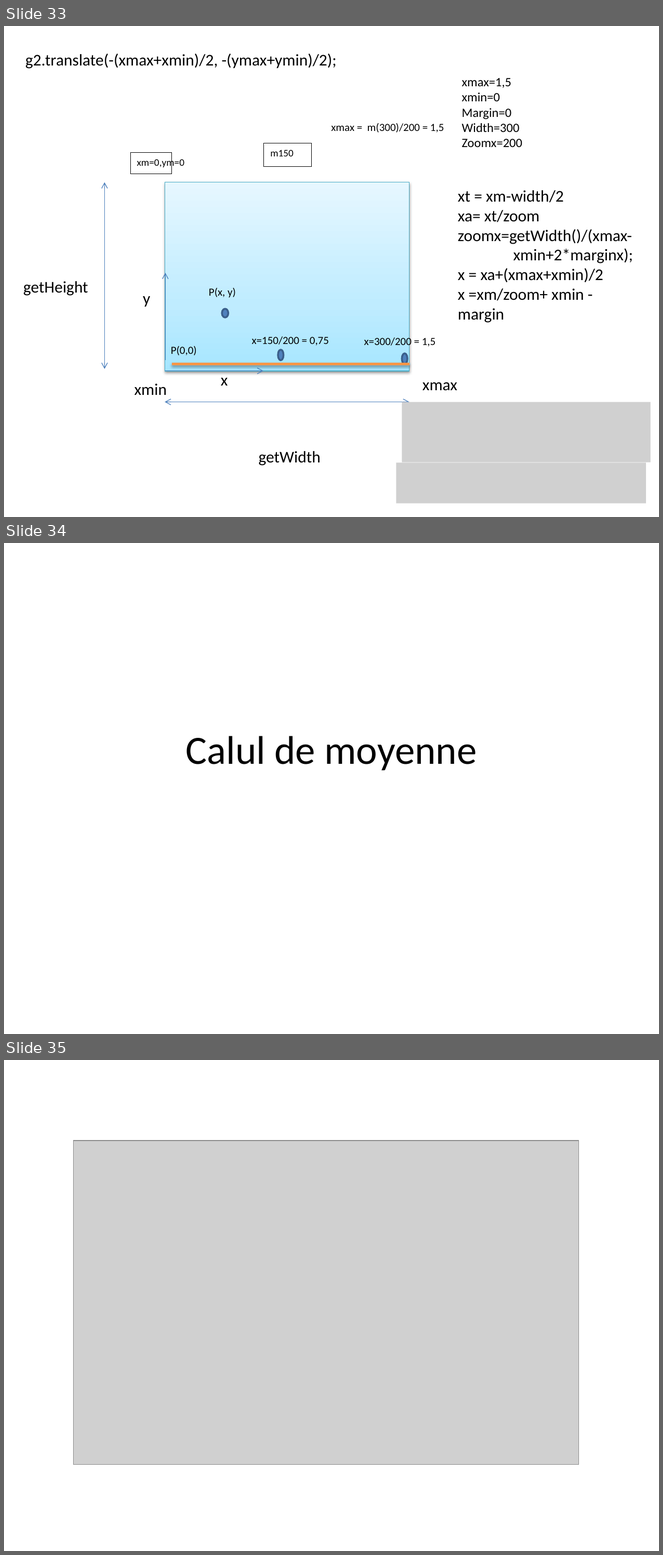
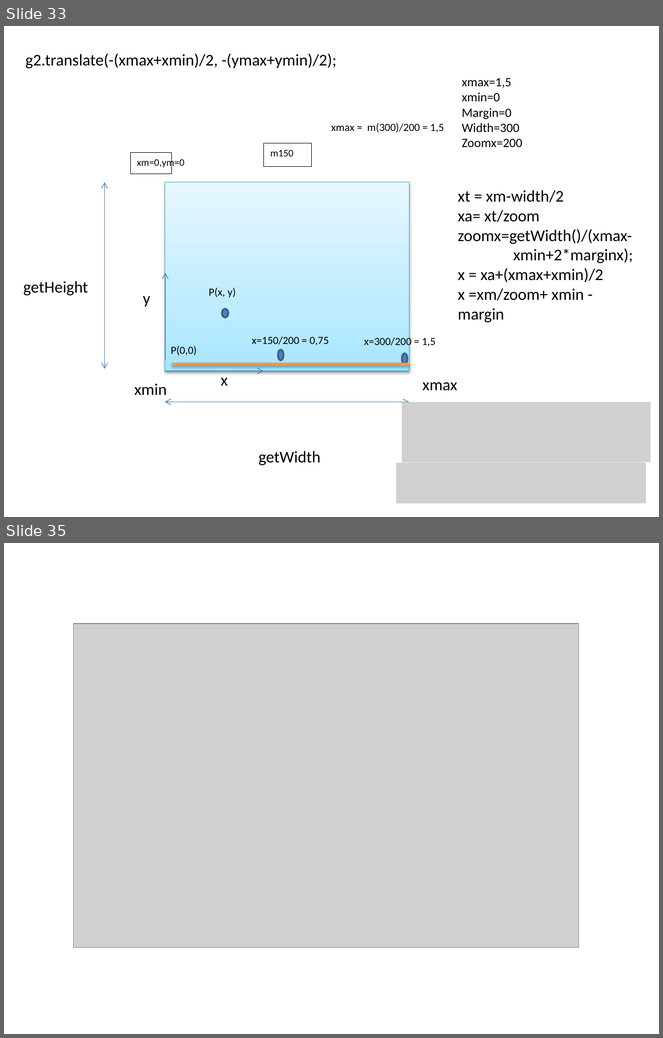
Before and after one commit to ckl67/PAC-Tool, a slide deck: prog_help/pac-tool help draw.pptx. Shown one above the other, each under a label of ours: slides 33, 34 and 35 before the commit, slides 33 and 35 after it; the slides between them are not shown. The pictures are 663x1555 and 663x1038 pixels, drawn with LibreOffice and Linux fonts; fonts in the diff are those of the drawing; grey boxes stand for pictures. Boxes give left, top, right and bottom in pixels: in the first picture for what was removed or moved away, otherwise in the second. Text is boxed around its words. In the diff, an @@ line names an element or a change of style, - is before the commit and + after.

```diff
--- a/prog_help/pac-tool help draw.pptx
+++ b/prog_help/pac-tool help draw.pptx
@@ slide 34 removed at [4, 543, 659, 1034], background #FFFFFF @@
@@ title removed at [185, 736, 477, 771] @@
-Calul de moyenne
```
Also in this commit, not shown: 3 slides added, 5 other files.
